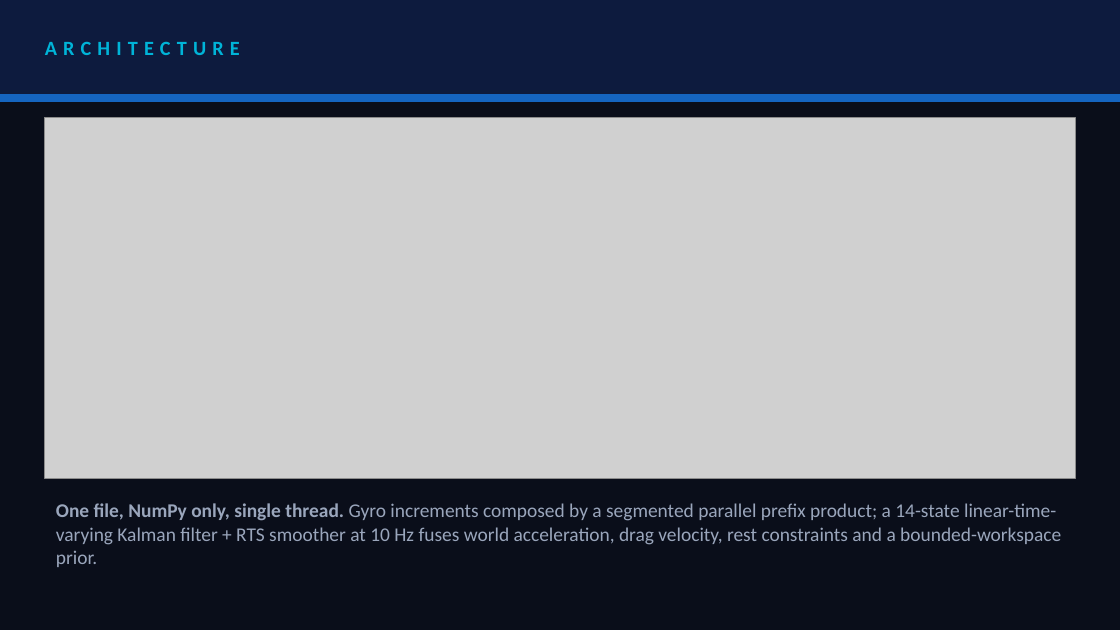
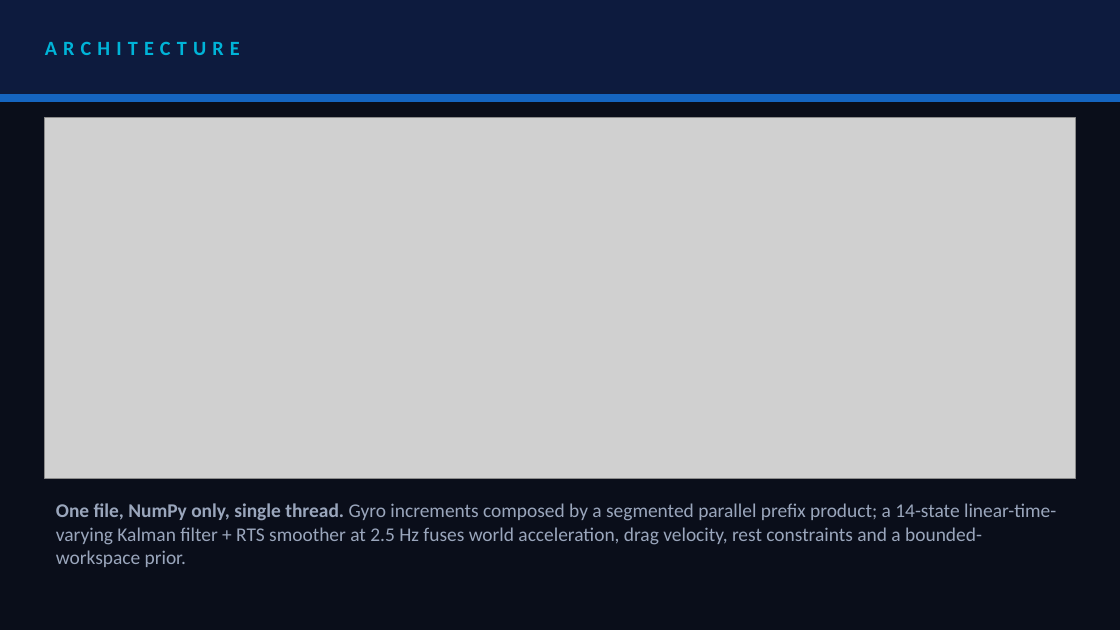
Before and after one commit to RaktimChandra/pathfinder, a slide deck: slide 4 of deck/SRMIST_vortexxx.pptx. Drawn at 1120x630 pixels with LibreOffice and Linux fonts; fonts in the diff are those of the drawing; grey boxes stand for pictures. Boxes give left, top, right and bottom in pixels: in the first picture for what was removed or moved away, otherwise in the second. Text is boxed around its words. In the diff, an @@ line names an element or a change of style, - is before the commit and + after.

```diff
--- a/deck/SRMIST_vortexxx.pptx
+++ b/deck/SRMIST_vortexxx.pptx
@@ text at bbox=[56, 503, 1056, 567]: text changed @@
-One file, NumPy only, single thread. Gyro increments composed by a segmented parallel prefix product; a 14-state linear-time-varying Kalman filter + RTS smoother at 10 Hz fuses world acceleration, drag velocity, rest constraints and a bounded-workspace prior.
+One file, NumPy only, single thread. Gyro increments composed by a segmented parallel prefix product; a 14-state linear-time-varying Kalman filter + RTS smoother at 2.5 Hz fuses world acceleration, drag velocity, rest constraints and a bounded-workspace prior.
```
Also in this commit, not shown: 2 other slides changed, 19 other files.
